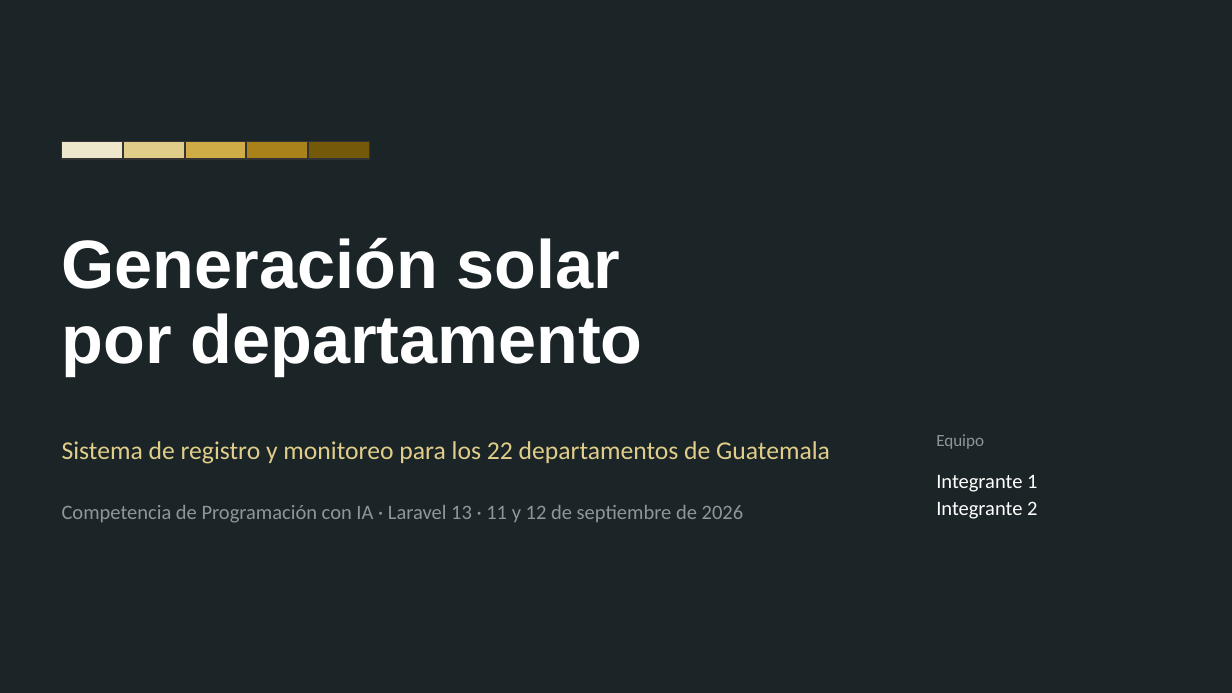
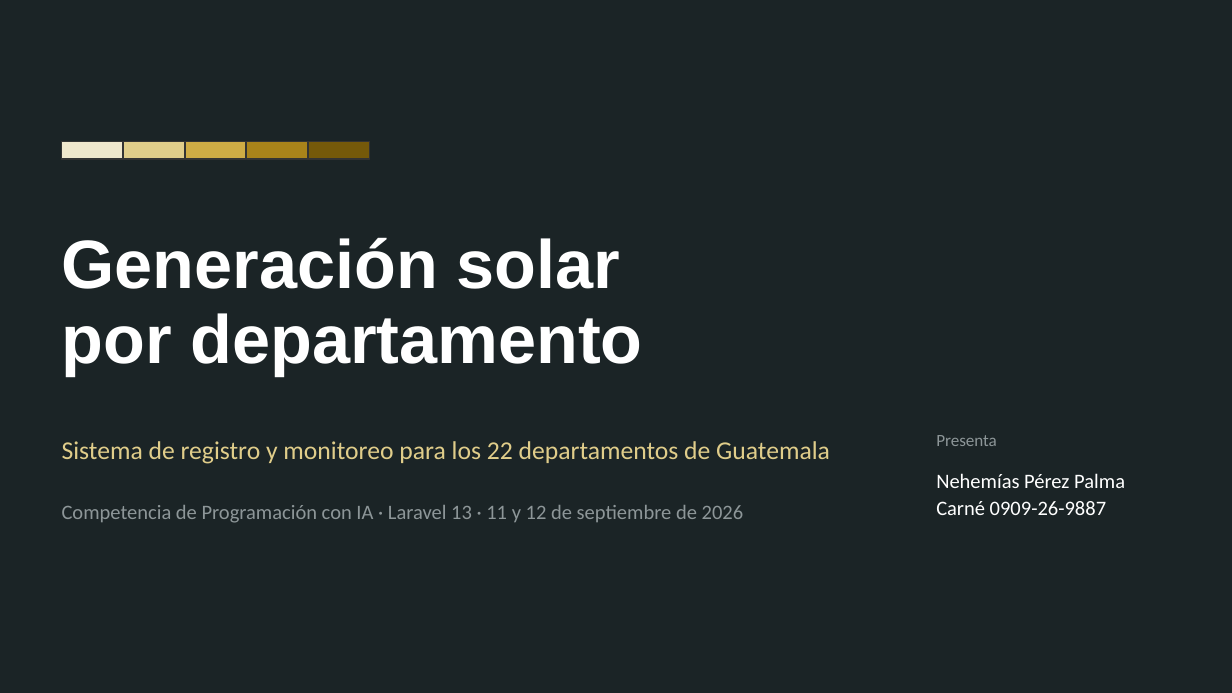
Before and after one commit to Nehemiasp/generacion-solar, a slide deck: slide 1 of docs/presentacion/Generacion-Solar-Guatemala.pptx. Drawn at 1232x693 pixels with LibreOffice and Linux fonts; fonts in the diff are those of the drawing. Boxes give left, top, right and bottom in pixels: in the first picture for what was removed or moved away, otherwise in the second. Text is boxed around its words. In the diff, an @@ line names an element or a change of style, - is before the commit and + after.

```diff
--- a/docs/presentacion/Generacion-Solar-Guatemala.pptx
+++ b/docs/presentacion/Generacion-Solar-Guatemala.pptx
@@ text at (x1=936, y1=435, x2=997, y2=446): text changed @@
-Equipo
+Presenta
@@ text at (x1=936, y1=473, x2=1125, y2=515): text changed @@
-Integrante 1
-Integrante 2
+Nehemías Pérez Palma
+Carné 0909-26-9887
```
Also in this commit, not shown: 11 other files.
